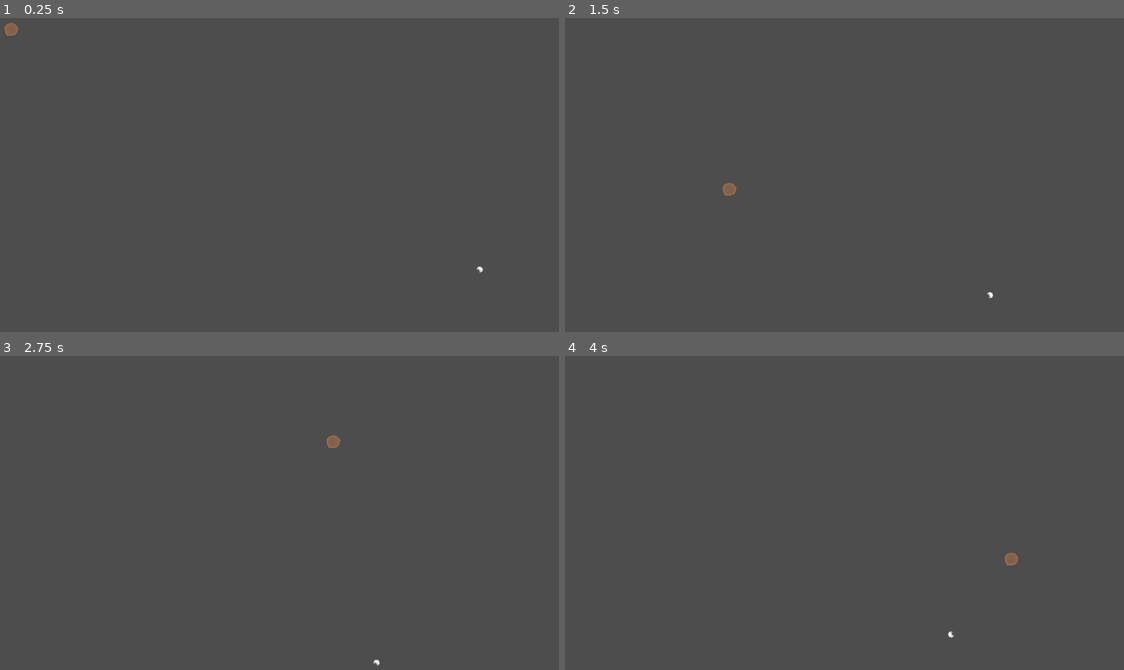
Above: before the commit, frames 1-4 (two rows, left to right).
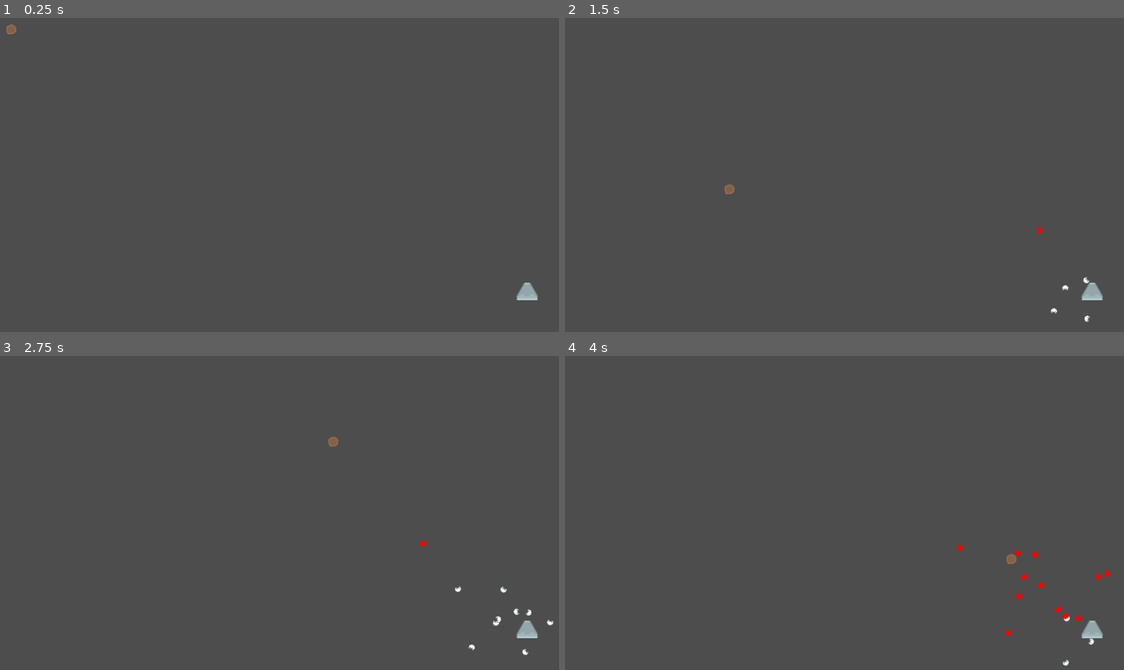
Above: after the commit, the same moments.

Repository: davidvgus/ants
Game: Godot game, scene res://Scenes/game.tscn
Same seed, same stepped clock (60 frames per second), same inputs: the game is played once before the commit and once after it.
Inputs (mouse positions are in pixels of both pictures, inside the frame that each line leads up to):
- Up to frame 1 (0.25 s): no input
- Up to frame 2 (1.5 s): tap Enter at 0.5 s; move the mouse to (967, 159) at 0.52 s; click (967, 159) at 0.67 s; move the mouse to (727, 190) at 1.27 s; click (727, 190) at 1.42 s
- Up to frame 3 (2.75 s): move the mouse to (335, 440) at 2.02 s; click (335, 440) at 2.17 s
- Up to frame 4 (4 s): move the mouse to (816, 575) at 2.77 s; click (816, 575) at 2.92 s; move the mouse to (1012, 560) at 3.52 s; click (1012, 560) at 3.67 s

The runs differ from the first frame. In frame 1, 0.2% of the frame differs, in the area x 0-97%, y 1-90%; in frame 2, 0.3%; in frame 3, 0.4%; in frame 4, 0.5%, in the area x 68-98%, y 60-99%.

Commit message:
the ants finally search and find and go home.

Diff:
--- a/Scenes/ant.tscn
+++ b/Scenes/ant.tscn
@@ -1,10 +1,11 @@
-[gd_scene load_steps=7 format=3 uid="uid://bvdnvvd8stnnf"]
+[gd_scene load_steps=8 format=3 uid="uid://bvdnvvd8stnnf"]
 
 [ext_resource type="Script" path="res://Scripts/ant.gd" id="1_dchjr"]
 [ext_resource type="Texture2D" uid="uid://ctf84d1e1v1hb" path="res://assets/images/spaceAstronauts_002.png" id="1_r446x"]
 [ext_resource type="Script" path="res://Scripts/StateMachine.gd" id="3_rut37"]
 [ext_resource type="Script" path="res://States/AntIdle.gd" id="4_wifeu"]
 [ext_resource type="Script" path="res://States/AntFollow.gd" id="5_va3jl"]
+[ext_resource type="Script" path="res://States/AntGoHome.gd" id="6_q1daf"]
 
 [sub_resource type="CapsuleShape2D" id="CapsuleShape2D_ktgnw"]
 radius = 17.0
@@ -12,6 +13,8 @@
 
 [node name="Ant" type="CharacterBody2D"]
 scale = Vector2(0.3, 0.3)
+collision_layer = 2
+collision_mask = 4
 script = ExtResource("1_dchjr")
 
 [node name="Sprite2D" type="Sprite2D" parent="."]
@@ -25,12 +28,13 @@
 
 [node name="StateMachine" type="Node" parent="." node_paths=PackedStringArray("initial_state")]
 script = ExtResource("3_rut37")
-initial_state = NodePath("AntFollow")
+initial_state = NodePath("AntIdle")
 
-[node name="AntIdle" type="Node" parent="StateMachine" node_paths=PackedStringArray("ant")]
+[node name="AntIdle" type="Node" parent="StateMachine"]
 script = ExtResource("4_wifeu")
-ant = NodePath("../..")
 
-[node name="AntFollow" type="Node" parent="StateMachine" node_paths=PackedStringArray("ant")]
+[node name="AntFollow" type="Node" parent="StateMachine"]
 script = ExtResource("5_va3jl")
-ant = NodePath("../..")
+
+[node name="AntGoHome" type="Node" parent="StateMachine"]
+script = ExtResource("6_q1daf")
--- a/Scenes/food.tscn
+++ b/Scenes/food.tscn
@@ -7,7 +7,9 @@
 radius = 103.121
 
 [node name="Food" type="Area2D"]
-scale = Vector2(0.13, 0.13)
+scale = Vector2(0.1, 0.1)
+collision_layer = 4
+collision_mask = 2
 script = ExtResource("1_cq7af")
 
 [node name="Sprite2D" type="Sprite2D" parent="."]
--- a/Scenes/game.tscn
+++ b/Scenes/game.tscn
@@ -1,14 +1,19 @@
 [gd_scene load_steps=4 format=3 uid="uid://ctl24lvica8iw"]
 
 [ext_resource type="Script" path="res://Scripts/game.gd" id="1_7c7od"]
-[ext_resource type="PackedScene" uid="uid://bvdnvvd8stnnf" path="res://Scenes/ant.tscn" id="1_xyiuj"]
 [ext_resource type="PackedScene" uid="uid://pf0xnvuq7ag1" path="res://Scenes/food.tscn" id="3_4uhpw"]
+[ext_resource type="PackedScene" uid="uid://6offwt1v1mss" path="res://Scenes/home.tscn" id="4_onc10"]
 
 [node name="Game" type="Node"]
 script = ExtResource("1_7c7od")
 
-[node name="Ant" parent="." instance=ExtResource("1_xyiuj")]
-position = Vector2(1022, 512)
-
 [node name="Food" parent="." instance=ExtResource("3_4uhpw")]
 position = Vector2(33, 29)
+
+[node name="Home" parent="." instance=ExtResource("4_onc10")]
+position = Vector2(1087, 565)
+
+[node name="Ants" type="Node" parent="."]
+
+[node name="AndCreationLocation" type="Node2D" parent="."]
+position = Vector2(1035, 543)
--- /dev/null
+++ b/Scenes/home.tscn
@@ -0,0 +1,18 @@
+[gd_scene load_steps=4 format=3 uid="uid://6offwt1v1mss"]
+
+[ext_resource type="Script" path="res://Scripts/home.gd" id="1_5skkm"]
+[ext_resource type="Texture2D" uid="uid://ddy4417qpusrk" path="res://assets/images/spaceStation_006.png" id="1_n7nd1"]
+
+[sub_resource type="CircleShape2D" id="CircleShape2D_gs7ow"]
+radius = 21.0238
+
+[node name="Nest" type="Area2D"]
+script = ExtResource("1_5skkm")
+
+[node name="Sprite2D" type="Sprite2D" parent="."]
+rotation = -1.5708
+texture = ExtResource("1_n7nd1")
+
+[node name="CollisionShape2D" type="CollisionShape2D" parent="."]
+position = Vector2(1, 3)
+shape = SubResource("CircleShape2D_gs7ow")
--- a/Scripts/ant.gd
+++ b/Scripts/ant.gd
@@ -1,8 +1,32 @@
+#uses godot 4.2.2
 class_name Ant extends CharacterBody2D
 
 @onready var sprite := $Sprite2D
+@export var factor: float = 0.5
+@onready var ant := $"."
 
 func _physics_process(delta: float) -> void:
     move_and_slide()
     if velocity.length() > 0:
         sprite.rotation = velocity.angle()
+
+func darken_sprite(factor: float) -> void:
+    # Assuming `ant` has a Sprite2D node as a child named "Sprite"
+    if sprite:
+        # Multiply each color component by the factor to darken the sprite
+        sprite.modulate = sprite.modulate * Color(factor, factor, factor)
+
+func lighten_sprite() -> void:
+    # Assuming `ant` has a Sprite2D node as a child named "Sprite"
+    var sprite_node = ant.get_node("Sprite2D")
+    if sprite_node:
+        # Divide each color component by the factor to lighten the sprite
+        sprite.modulate = Color(254.1, 254.1, 254.1)
+
+func turn_red():
+    if sprite:
+        sprite.modulate = Color(255, 0, 0)
+
+func turn_green():
+    if sprite:
+        sprite.modulate = Color(0, 1, 0)
--- a/Scripts/game.gd
+++ b/Scripts/game.gd
@@ -1,5 +1,9 @@
 extends Node
 
+var ant_delay: float = 0.25
+var act: float = 0
+
+#@onready var ands_dir := {}
 #Godot 4.2.2
 # Called when the node enters the scene tree for the first time.
 func _ready() -> void:
@@ -7,7 +11,15 @@
 
 # Called every frame. 'delta' is the elapsed time since the previous frame.
 func _process(delta: float) -> void:
-    pass
+    act += delta
+    print(act)
+    if act > ant_delay:
+        print("Creating Ant")
+        act = 0
+        var ant_scene = load("res://Scenes/ant.tscn")
+        var ant_instance = ant_scene.instantiate()
+        $Ants.add_child(ant_instance)
+        ant_instance.global_position = $AndCreationLocation.global_position
 
 func _input(event) -> void:
     if event is InputEventMouseButton and event.button_index == MOUSE_BUTTON_LEFT and event.pressed:
@@ -18,5 +30,5 @@
     if event is InputEventMouseButton and event.button_index == MOUSE_BUTTON_RIGHT and event.pressed:
         var ant_scene = load("res://Scenes/ant.tscn")
         var ant_instance = ant_scene.instantiate()
-        add_child(ant_instance)
+        $Ants.add_child(ant_instance)
         ant_instance.global_position = get_viewport().get_mouse_position()
--- /dev/null
+++ b/Scripts/home.gd
@@ -0,0 +1,11 @@
+class_name Home extends Area2D
+
+
+# Called when the node enters the scene tree for the first time.
+func _ready() -> void:
+    pass # Replace with function body.
+
+
+# Called every frame. 'delta' is the elapsed time since the previous frame.
+func _process(delta: float) -> void:
+    pass
--- a/States/AntFollow.gd
+++ b/States/AntFollow.gd
@@ -1,27 +1,32 @@
 class_name AntFollow extends State
 
-@export var ant: CharacterBody2D
-@export var move_speed: float = 1.0
+@export var move_speed: float = 100.0
+@onready var ant = self.get_parent().get_parent()
 
-var food: Area2D = null
+@onready var food := get_node("/root/Game/Food")
 
-func Enter() -> void:
+func enter() -> void:
+    print("AntFollow Enter")
     if !food:
         food = get_tree().root.get_node("Game").get_node("Food")
+        print(food.name)
         #food = $Food
         if !food:
             print("No food found")
             return
 func exit() -> void:
+    ant.lighten_sprite(255)
     pass
 
 func Physics_Update(delta: float) -> void:
-    var direction = (food.global_position - ant.global_position)
+    var fgp: Vector2 = food.global_position
+    var agp: Vector2 = ant.global_position
+    var direction = (fgp - agp)
+    ant.turn_red()
 
-    if direction.length() > 75:
-        ant.velocity = direction * move_speed
-    else:
-        ant.velocity = Vector2.ZERO
+    if direction.length() > 20:
+        ant.velocity = direction.normalized() * move_speed
 
-    if direction.length() > 300:
-        transitioned.emit(self, "AntIdle")
+    if direction.length() < 20:
+        print("AntFollow: Transitioning to AntGoHome")
+        transitioned.emit(self, "AntGoHome")
--- /dev/null
+++ b/States/AntGoHome.gd
@@ -0,0 +1,32 @@
+class_name AntGoHome extends State
+
+@export var move_speed: float = 100.0
+@onready var home := get_node("/root/Game/Home")
+
+@onready var ant = self.get_parent().get_parent()
+
+func _ready() -> void:
+    pass
+
+func Enter() -> void:
+    print("AntGoHome Enter")
+    if !home:
+        print(home.name)
+        if !home:
+            return
+
+func Exit() -> void:
+    print("AntGoHome Exit")
+    if ant:
+        ant.lighten_sprite()
+
+func Physics_Update(delta: float) -> void:
+    print(self.name)
+    #ant = self.get_parent().get_parent()
+    ant.darken_sprite(0.7)
+    var hgp: Vector2 = home.global_position
+    var agp: Vector2 = ant.global_position
+    var direction = (hgp - agp)
+    ant.velocity = direction.normalized() * move_speed
+    if direction.length() < 10:
+            transitioned.emit(self, "AntIdle")
--- a/States/AntIdle.gd
+++ b/States/AntIdle.gd
@@ -1,9 +1,10 @@
+#godot 4.2.2
 class_name AntIdle extends State
 
-@export var ant: CharacterBody2D
 @export var move_speed: float = 100.0
 @export var move_direction: Vector2 = Vector2.ZERO
 
+@onready var ant = self.get_parent().get_parent()
 @onready var food = get_node("/root/Game/Food")
 
 var wander_time: float = 0
@@ -27,6 +28,7 @@
     wander_time = randf_range(0.01, .1)
 
 func Enter() -> void:
+    print("AntIdle Enter")
     randomize_wander()
 
 func Exit() -> void:
@@ -38,22 +40,40 @@
     else:
         randomize_wander()
 
+func randomize_direction():
+    return Vector2(randf_range( - 1.0, 1.0), randf_range( - 1.0, 1.0)).normalized()
+
 func Physics_Update(_delta: float) -> void:
     if ant:
-        ant.velocity = move_direction * move_speed
+        #ant.velocity = move_direction * move_speed
 
         var screen_size = get_viewport().size
-        var next_position = ant.global_position + move_direction * move_speed * _delta
+        var buffer = 10.0
 
-        # Check for horizontal screen boundaries
-        if next_position.x < 0 or next_position.x > screen_size.x:
-            move_direction.x = -move_direction.x # Reverse horizontal direction
+    # Randomize direction slightly to avoid getting stuck
 
-        # Check for vertical screen boundaries (if needed)
-        if next_position.y < 0 or next_position.y > screen_size.y:
-            move_direction.y = -move_direction.y # Reverse vertical direction
+          # Adjust for horizontal screen bounds with buffer
+        if ant.global_position.x < buffer:
+            move_direction.x = abs(move_direction.x) # Ensure positive direction
+            ant.global_position.x = buffer
+        elif ant.global_position.x > screen_size.x - buffer:
+            move_direction.x = -abs(move_direction.x) # Ensure negative direction
+            ant.global_position.x = screen_size.x - buffer
+
+        # Adjust for vertical screen bounds with buffer
+        if ant.global_position.y < buffer:
+            move_direction.y = abs(move_direction.y) # Ensure positive direction
+            ant.global_position.y = buffer
+        elif ant.global_position.y > screen_size.y - buffer:
+            move_direction.y = -abs(move_direction.y) # Ensure negative direction
+            ant.global_position.y = screen_size.y - buffer
+
+        # Apply random direction after ensuring the ant is within bounds
+        #move_direction += randomize_direction()
+        ant.velocity = move_direction.normalized() * move_speed
 
     #move_and_slide(move_direction * move_speed)
     var direction = (food.global_position - ant.global_position)
-    if direction.length() < 200:
+    if direction.length() < 220:
+        print("AntIdle: Transitioning to AntFollow")
         transitioned.emit(self, "AntFollow")
--- a/project.godot
+++ b/project.godot
@@ -15,6 +15,12 @@
 config/features=PackedStringArray("4.2", "GL Compatibility")
 config/icon="res://icon.svg"
 
+[layer_names]
+
+2d_physics/layer_1="game"
+2d_physics/layer_2="ants"
+2d_physics/layer_3="food"
+
 [rendering]
 
 renderer/rendering_method="gl_compatibility"
Binary file added: assets/images/spaceStation_006.png
Not shown, added: assets/images/spaceStation_006.png.import
